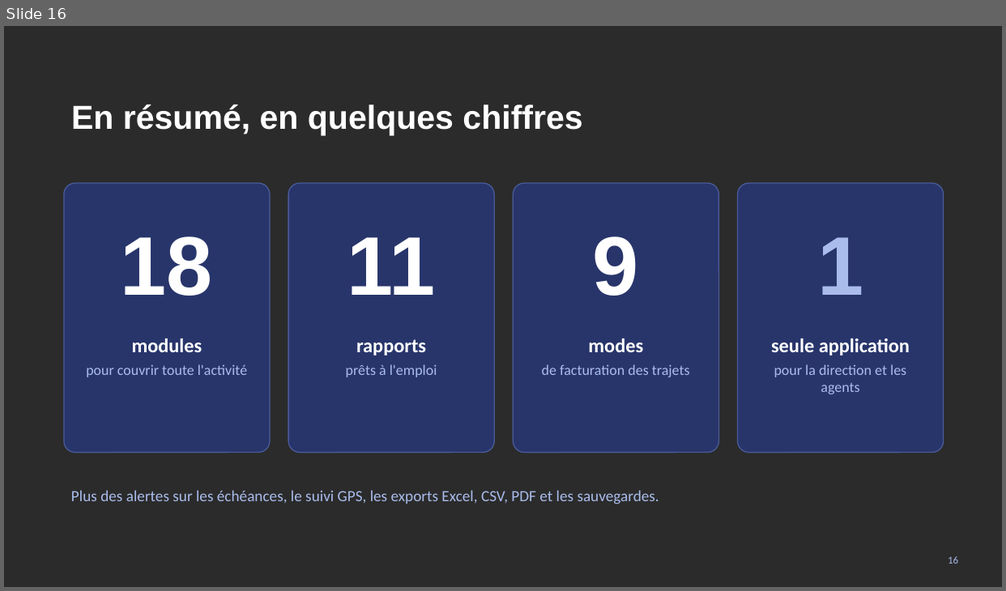
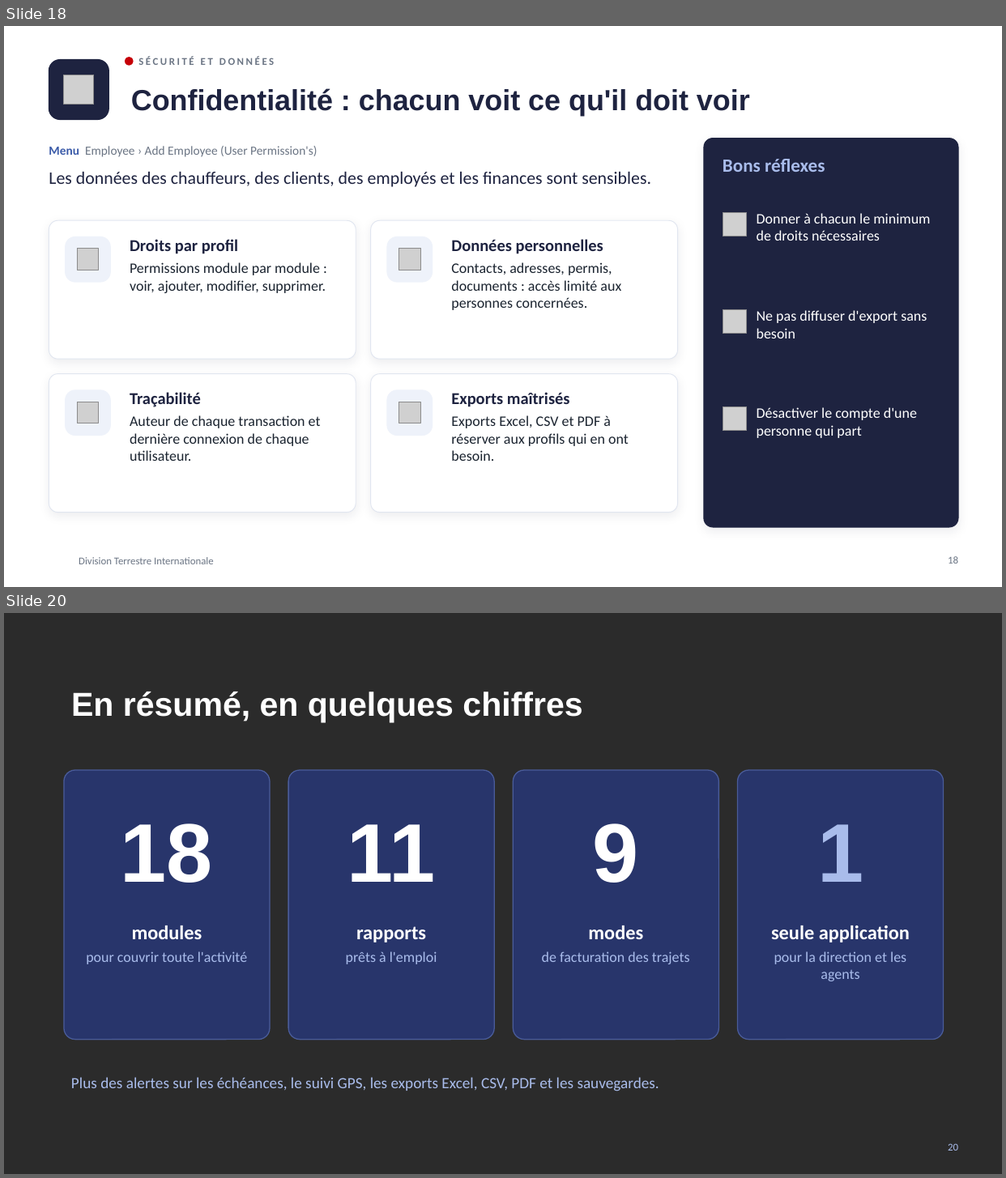
Before and after one commit to meledjearmel/portfolio-assets, a slide deck: formations/dti/presentation-division-terrestre-internationale.pptx. Shown one above the other, each under a label of ours: slide 16 before the commit, slides 18 and 20 after it; the slides between them are not shown. The pictures are 1006x591 and 1006x1178 pixels, drawn with LibreOffice and Linux fonts; fonts in the diff are those of the drawing; grey boxes stand for pictures; background and template pictures are left out; a plain dark background stands for a picture behind light text. Boxes give left, top, right and bottom in pixels: in the first picture for what was removed or moved away, otherwise in the second. Text is boxed around its words. In the diff, an @@ line names an element or a change of style, - is before the commit and + after.

```diff
--- a/formations/dti/presentation-division-terrestre-internationale.pptx
+++ b/formations/dti/presentation-division-terrestre-internationale.pptx
@@ slide 18 added at <box>4,26,1002,587</box>, background picture (left out) @@
@@ rounded rectangle added at <box>49,60,108,120</box>, fill #1E2340, outline #1E2340 1 pt @@
@@ ellipse added at <box>126,58,133,65</box>, fill #C60007, outline #C60007 1 pt @@
@@ text added at <box>138,56,274,65</box>, 10 pt, text #6B7584, bold @@
+SÉCURITÉ ET DONNÉES
@@ picture added at <box>64,75,94,105</box> @@
@@ title added at <box>131,88,750,115</box>, 28 pt, text #1E2340, bold @@
+Confidentialité : chacun voit ce qu'il doit voir
@@ text added at <box>49,146,317,157</box>, 12 pt, text #6B7584 @@
+Menu Employee › Add Employee (User Permission's)
@@ rounded rectangle added at <box>704,139,958,527</box>, fill #1E2340, outline #1E2340 0.75 pt @@
@@ text added at <box>722,159,825,172</box>, 18 pt, text #A9BCEB, bold @@
+Bons réflexes
@@ text added at <box>49,172,651,187</box>, 17 pt, text #1E2340 @@
+Les données des chauffeurs, des clients, des employés et les finances sont sensibles.
@@ picture added at <box>722,212,747,237</box> @@
@@ text added at <box>756,213,930,241</box>, 14 pt, text #FFFFFF @@
+Donner à chacun le minimum de droits nécessaires
@@ rounded rectangle added at <box>49,220,356,359</box>, fill #FFFFFF, outline #E1E6F0 0.75 pt @@
@@ rounded rectangle added at <box>66,237,110,282</box>, fill #EEF2FA, outline #EEF2FA 1 pt @@
@@ text added at <box>130,239,326,293</box>, 14 pt, text #1B2430 @@
+Droits par profil
+Permissions module par module : voir, ajouter, modifier, supprimer.
@@ rounded rectangle added at <box>371,220,678,359</box>, fill #FFFFFF, outline #E1E6F0 0.75 pt @@
@@ rounded rectangle added at <box>387,237,432,282</box>, fill #EEF2FA, outline #EEF2FA 1 pt @@
@@ text added at <box>451,239,621,310</box>, 14 pt, text #1B2430 @@
+Données personnelles
+Contacts, adresses, permis, documents : accès limité aux personnes concernées.
@@ picture added at <box>78,249,99,271</box> @@
@@ picture added at <box>399,249,421,271</box> @@
@@ picture added at <box>722,310,747,334</box> @@
@@ text added at <box>756,310,927,339</box>, 14 pt, text #FFFFFF @@
+Ne pas diffuser d'export sans besoin
@@ rounded rectangle added at <box>49,374,356,513</box>, fill #FFFFFF, outline #E1E6F0 0.75 pt @@
@@ rounded rectangle added at <box>371,374,678,513</box>, fill #FFFFFF, outline #E1E6F0 0.75 pt @@
@@ rounded rectangle added at <box>66,390,110,436</box>, fill #EEF2FA, outline #EEF2FA 1 pt @@
@@ picture added at <box>78,403,99,425</box> @@
@@ text added at <box>130,392,321,461</box>, 14 pt, text #1B2430 @@
+Traçabilité
+Auteur de chaque transaction et dernière connexion de chaque utilisateur.
@@ rounded rectangle added at <box>387,390,432,436</box>, fill #EEF2FA, outline #EEF2FA 1 pt @@
@@ picture added at <box>399,403,421,425</box> @@
@@ text added at <box>451,392,629,461</box>, 14 pt, text #1B2430 @@
+Exports maîtrisés
+Exports Excel, CSV et PDF à réserver aux profils qui en ont besoin.
@@ picture added at <box>722,407,747,431</box> @@
@@ text added at <box>756,408,917,438</box>, 14 pt, text #FFFFFF @@
+Désactiver le compte d'une personne qui part
@@ text added at <box>79,557,214,565</box>, 10 pt, text #6B7584 @@
+Division Terrestre Internationale
@@ page number added at <box>948,557,958,564</box>, 10 pt, text #6B7584 @@
+18
@@ what was slide 16 is now slide 20 @@
@@ page number at <box>948,1144,958,1151</box>: text changed @@
-16
+20
```
Also in this commit, not shown: 3 other slides added, 1 other file.
